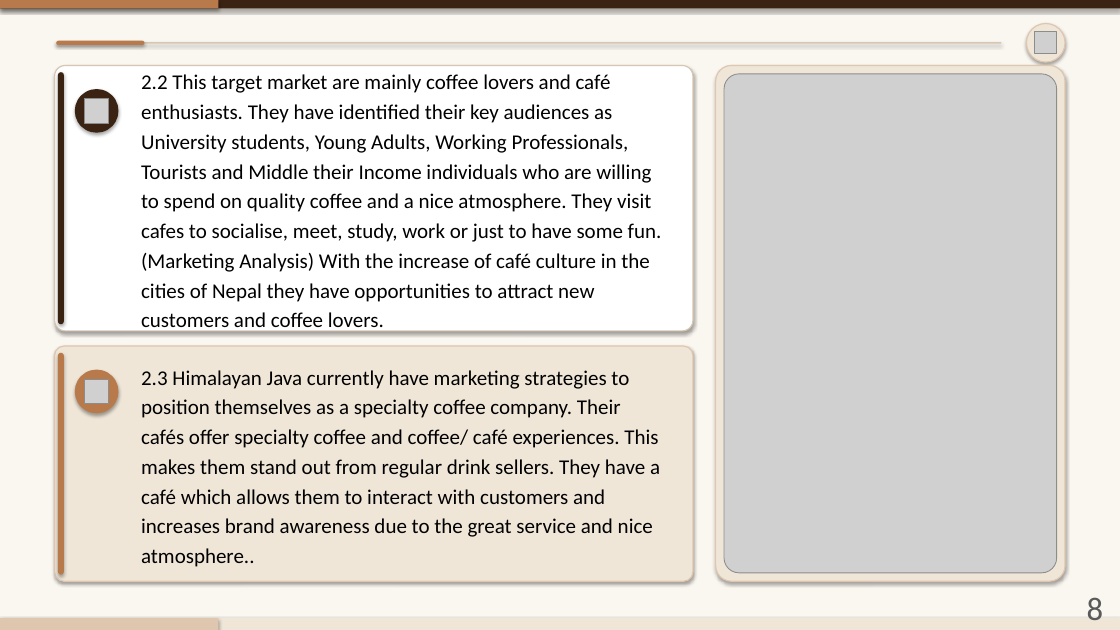
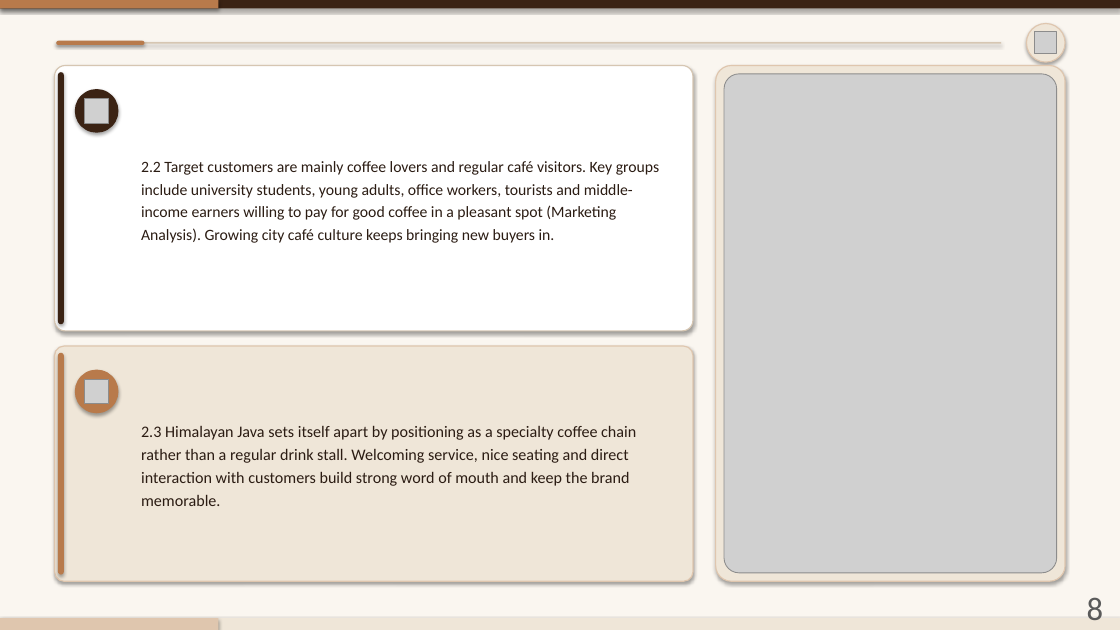
Before and after one commit to AV248/temp, a slide deck: slide 8 of Himalayan_Java_Presentation_Numbered.pptx. Drawn at 1120x630 pixels with LibreOffice and Linux fonts; fonts in the diff are those of the drawing; grey boxes stand for pictures. Boxes give left, top, right and bottom in pixels: in the first picture for what was removed or moved away, otherwise in the second. Text is boxed around its words. In the diff, an @@ line names an element or a change of style, - is before the commit and + after.

```diff
--- a/Himalayan_Java_Presentation_Numbered.pptx
+++ b/Himalayan_Java_Presentation_Numbered.pptx
@@ text at (x1=141, y1=161, x2=659, y2=243): text changed; size 18 to 13.5 pt; text colour #000000 to #2B1C13 @@
-2.2 This target market are mainly coffee lovers and café enthusiasts. They have identified their key audiences as University students, Young Adults, Working Professionals, Tourists and Middle their Income individuals who are willing to spend on quality coffee and a nice atmosphere. They visit cafes to socialise, meet, study, work or just to have some fun. (Marketing Analysis) With the increase of café culture in the cities of Nepal they have opportunities to attract new customers and coffee lovers.
+2.2 Target customers are mainly coffee lovers and regular café visitors. Key groups include university students, young adults, office workers, tourists and middle-income earners willing to pay for good coffee in a pleasant spot (Marketing Analysis). Growing city café culture keeps bringing new buyers in.
@@ text at (x1=141, y1=426, x2=636, y2=506): text changed; size 18 to 13.8 pt; text colour #000000 to #2B1C13 @@
-2.3 Himalayan Java currently have marketing strategies to position themselves as a specialty coffee company. Their cafés offer specialty coffee and coffee/ café experiences. This makes them stand out from regular drink sellers. They have a café which allows them to interact with customers and increases brand awareness due to the great service and nice atmosphere..
+2.3 Himalayan Java sets itself apart by positioning as a specialty coffee chain rather than a regular drink stall. Welcoming service, nice seating and direct interaction with customers build strong word of mouth and keep the brand memorable.
```
Also in this commit, not shown: 21 other slides changed, 1 slide added, 1 slide removed.
